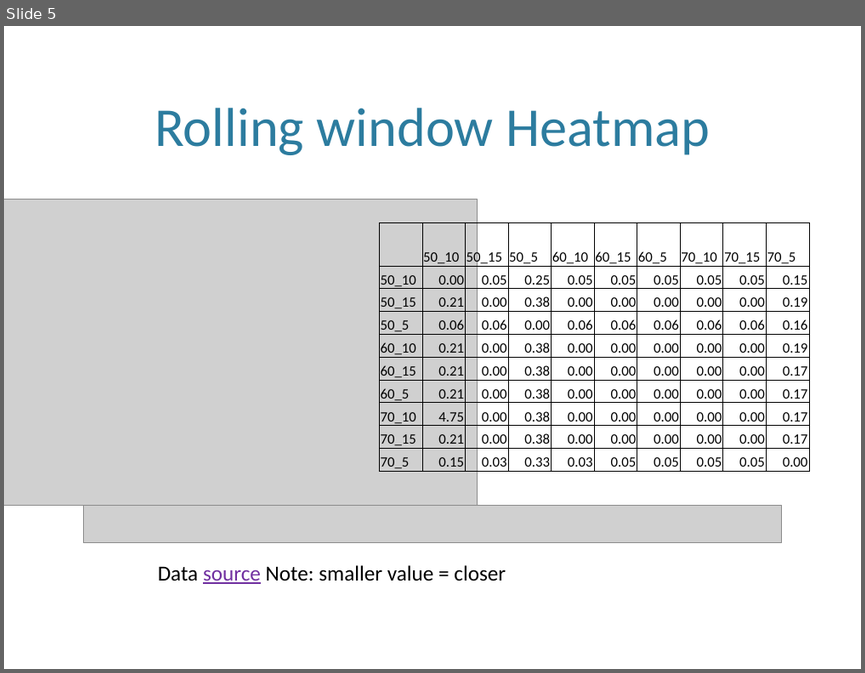
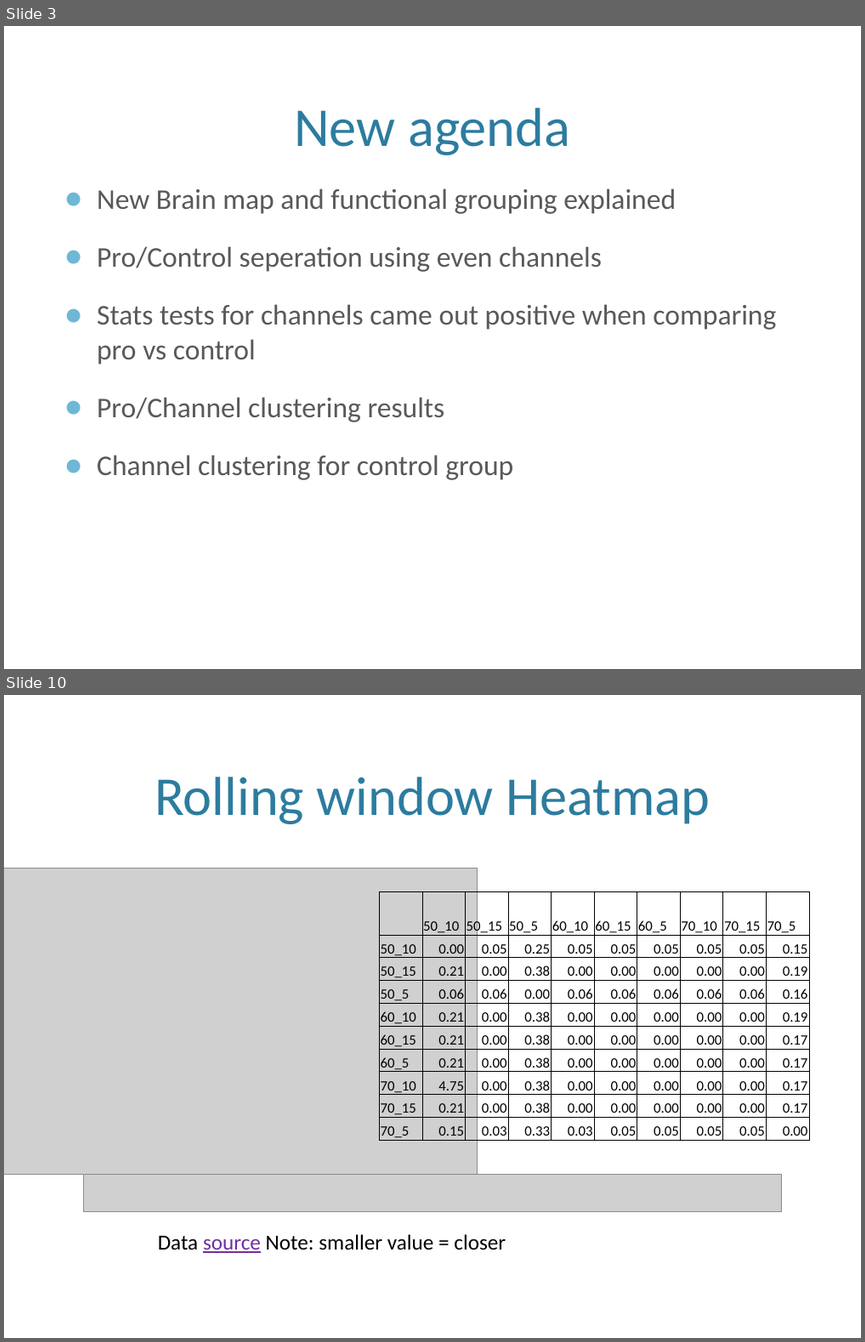
Before and after one commit to leolincoln/athelets, a slide deck: Texts/Atheletes_clustering.pptx. Shown one above the other, each under a label of ours: slide 5 before the commit, slides 3 and 10 after it; the slides between them are not shown. The pictures are 865x673 and 865x1342 pixels, drawn with LibreOffice and Linux fonts; fonts in the diff are those of the drawing; grey boxes stand for pictures; background and template pictures are left out. Boxes give left, top, right and bottom in pixels: in the first picture for what was removed or moved away, otherwise in the second. Text is boxed around its words. In the diff, an @@ line names an element or a change of style, - is before the commit and + after.

```diff
--- a/Texts/Atheletes_clustering.pptx
+++ b/Texts/Atheletes_clustering.pptx
@@ slide 3 added at bbox=[4, 26, 861, 669], background picture (left out) @@
@@ title added at bbox=[294, 108, 570, 155], 46 pt, text #2C7C9F @@
+New agenda
@@ text added at bbox=[97, 188, 776, 480], 24 pt, text #595959 @@
+● New Brain map and functional grouping explained
+● Pro/Control seperation using even channels
+● Stats tests for channels came out positive when comparing pro vs control
+● Pro/Channel clustering results
+● Channel clustering for control group
@@ what was slide 5 is now slide 10 @@
```
Also in this commit, not shown: 5 slides changed, 8 other slides added, 1 slide removed, 5 other files.
